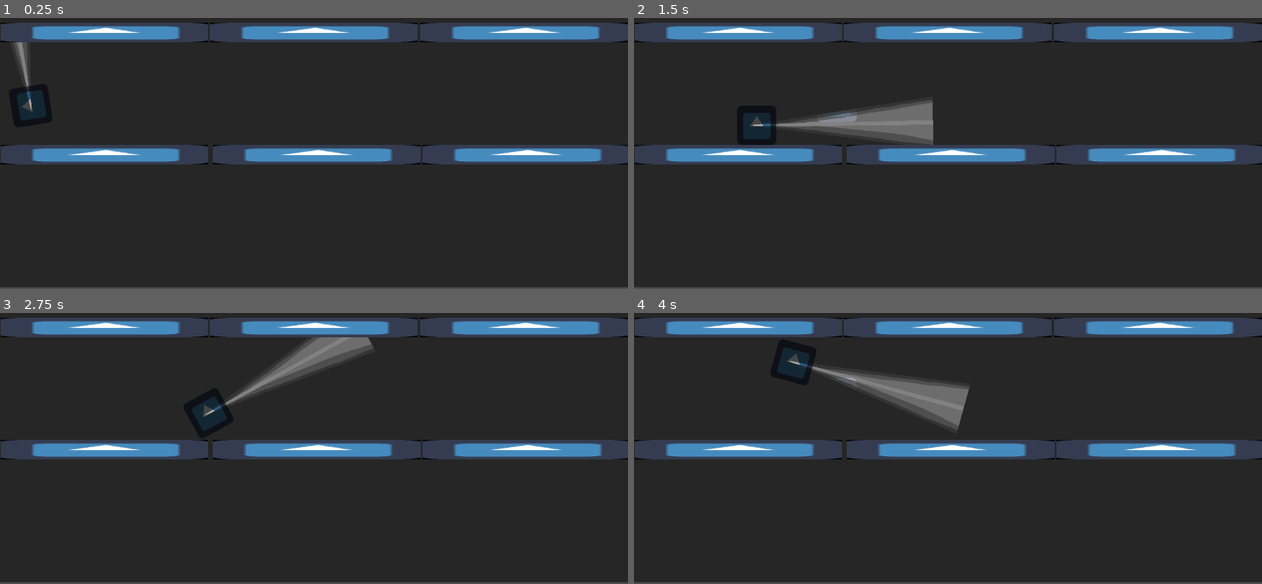
Above: before the commit, frames 1-4 (two rows, left to right).
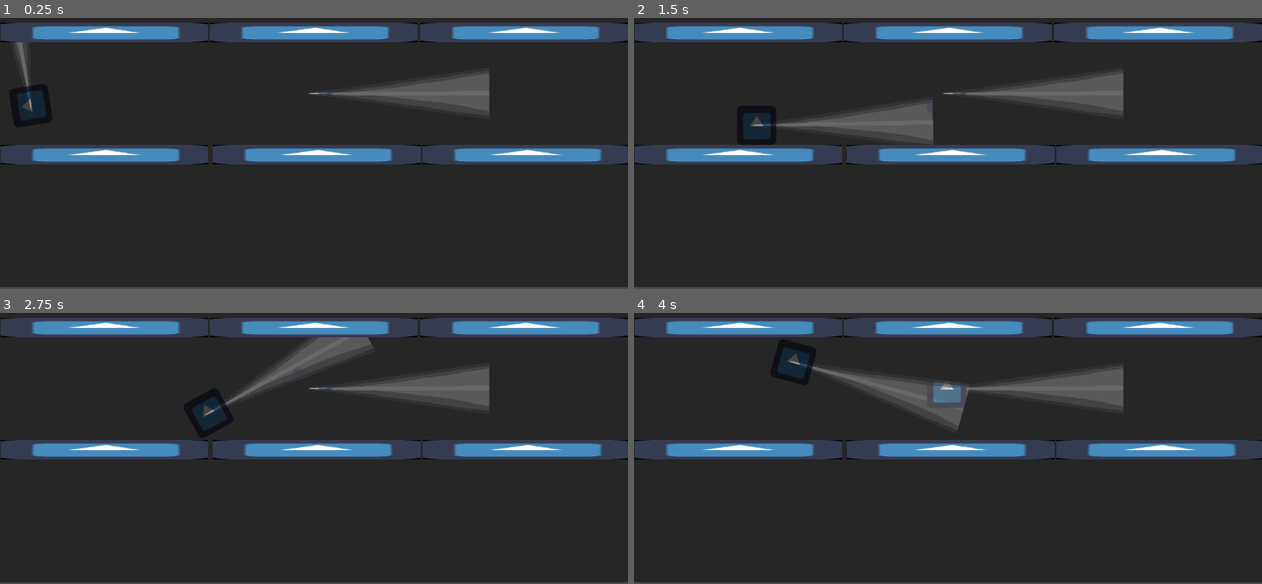
Above: after the commit, the same moments.

Repository: Brhawh/stealthoid
Game: Godot game, scene res://scenes/Node2D.tscn
Two runs of this game, one before a commit and one after it. Both use one fixed random seed, a clock stepped at 60 frames per second and the inputs below. The engine's default icon, where the game draws it, is replaced by a stand-in: a white triangle on a blue panel in a dark square.
Inputs (mouse positions are in pixels of both pictures, inside the frame that each line leads up to):
- Up to frame 1 (0.25 s): no input
- Up to frame 2 (1.5 s): tap Enter at 0.5 s; move the mouse to (1086, 88) at 0.52 s; hold D (right) 0.53-1.28 s; move the mouse to (822, 123) at 1.27 s; hold S (down) from 1.28 s (still down)
- Up to frame 3 (2.75 s): tap Space at 2 s; move the mouse to (376, 321) at 2.02 s; release S (down) at 2.03 s; hold D (right) from 2.03 s (still down)
- Up to frame 4 (4 s): move the mouse to (916, 472) at 2.77 s; release D (right) at 2.78 s; hold W (up) 2.78-3.53 s; tap Enter at 3.5 s; move the mouse to (1136, 456) at 3.52 s; hold A (left) from 3.53 s (still down)

The runs differ from the first frame. In frame 1, 2.2% of the frame differs, in the area x 3-78%, y 8-36%; in frame 2, 2.7%; in frame 3, 2.4%; in frame 4, 2.9%, in the area x 25-78%, y 17-36%.

Commit message:
Added script and node setup for a static enemy that rotates with a torch and waits upon reaching either 0 or 180 rotation in degrees (Facing right or left).

Diff:
--- /dev/null
+++ b/Scripts/RotatingEnemyController.gd
@@ -0,0 +1,34 @@
+extends KinematicBody2D
+
+var maxWaitTime = 5
+var facingRight = true
+var rotationSpeed = 30
+var currentWaitTime = 0
+var degToRotateEachTime = 180
+var currentRotation = 0
+
+# Called when the node enters the scene tree for the first time.
+func _ready():
+	currentWaitTime = maxWaitTime
+
+# Called every frame. 'delta' is the elapsed time since the previous frame.
+func _process(delta):
+	if currentWaitTime > 0:
+		currentWaitTime -= delta
+	elif currentWaitTime <= 0:
+		turnToFaceOppositeDirection(delta)
+
+func turnToFaceOppositeDirection(delta):
+	var degreesToRotate = rotationSpeed * delta
+	rotation_degrees += degreesToRotate
+	currentRotation += degreesToRotate
+	if currentRotation > degToRotateEachTime:
+		currentRotation = 0
+		if facingRight:
+			rotation_degrees = 180
+			facingRight = false
+		else:
+			rotation_degrees = 0
+			facingRight = true
+		currentWaitTime = maxWaitTime
+		print("waiting")
--- a/scenes/Node2D.tscn
+++ b/scenes/Node2D.tscn
@@ -1,10 +1,11 @@
-[gd_scene load_steps=13 format=2]
+[gd_scene load_steps=14 format=2]
 
 [ext_resource path="res://sprites/background.png" type="Texture" id=1]
 [ext_resource path="res://sprites/caster.png" type="Texture" id=2]
 [ext_resource path="res://sprites/icon.png" type="Texture" id=3]
 [ext_resource path="res://Scripts/CharacterController.gd" type="Script" id=4]
 [ext_resource path="res://sprites/lighting/light_cone.png" type="Texture" id=5]
+[ext_resource path="res://Scripts/RotatingEnemyController.gd" type="Script" id=6]
 
 [sub_resource type="CanvasItemMaterial" id=1]
 blend_mode = 1
@@ -20,10 +21,7 @@
 blend_mode = 1
 light_mode = 2
 
-[sub_resource type="CanvasItemMaterial" id=5]
-light_mode = 2
-
-[sub_resource type="GDScript" id=6]
+[sub_resource type="GDScript" id=5]
 script/source = "extends Sprite
 
 # Declare member variables here. Examples:
@@ -39,8 +37,11 @@
 #	pass
 "
 
-[sub_resource type="RectangleShape2D" id=7]
+[sub_resource type="RectangleShape2D" id=6]
 extents = Vector2( 33, 32.38 )
+
+[sub_resource type="CanvasItemMaterial" id=7]
+light_mode = 2
 
 [node name="Node2D" type="Node2D"]
 
@@ -169,25 +170,40 @@
 [node name="CollisionShape2D" type="CollisionShape2D" parent="CasterWalls/HallwayRoomBottomRightWall3/StaticBody2D2"]
 shape = SubResource( 3 )
 
-[node name="Sprite" type="Sprite" parent="."]
-material = SubResource( 5 )
-position = Vector2( 330.67, 295.088 )
-texture = ExtResource( 3 )
-
 [node name="Character" type="KinematicBody2D" parent="."]
 position = Vector2( 50, 300 )
 script = ExtResource( 4 )
 
 [node name="PlayerSprite" type="Sprite" parent="Character"]
 texture = ExtResource( 3 )
-script = SubResource( 6 )
+script = SubResource( 5 )
 
 [node name="Light2D" type="Light2D" parent="Character"]
 rotation = 1.5708
 scale = Vector2( 0.247569, 0.561681 )
 texture = ExtResource( 5 )
+mode = 2
 shadow_enabled = true
 shadow_color = Color( 1, 0, 0, 0 )
 
 [node name="PlayerCollisionShape2D" type="CollisionShape2D" parent="Character"]
-shape = SubResource( 7 )
+shape = SubResource( 6 )
+
+[node name="KinematicBody2D" type="KinematicBody2D" parent="."]
+position = Vector2( 510, 280 )
+script = ExtResource( 6 )
+
+[node name="PlayerCollisionShape2D2" type="CollisionShape2D" parent="KinematicBody2D"]
+shape = SubResource( 6 )
+
+[node name="Sprite" type="Sprite" parent="KinematicBody2D"]
+material = SubResource( 7 )
+texture = ExtResource( 3 )
+
+[node name="Light2D2" type="Light2D" parent="KinematicBody2D"]
+rotation = 1.5708
+scale = Vector2( 0.247569, 0.561681 )
+texture = ExtResource( 5 )
+mode = 2
+shadow_enabled = true
+shadow_color = Color( 1, 0, 0, 0 )
